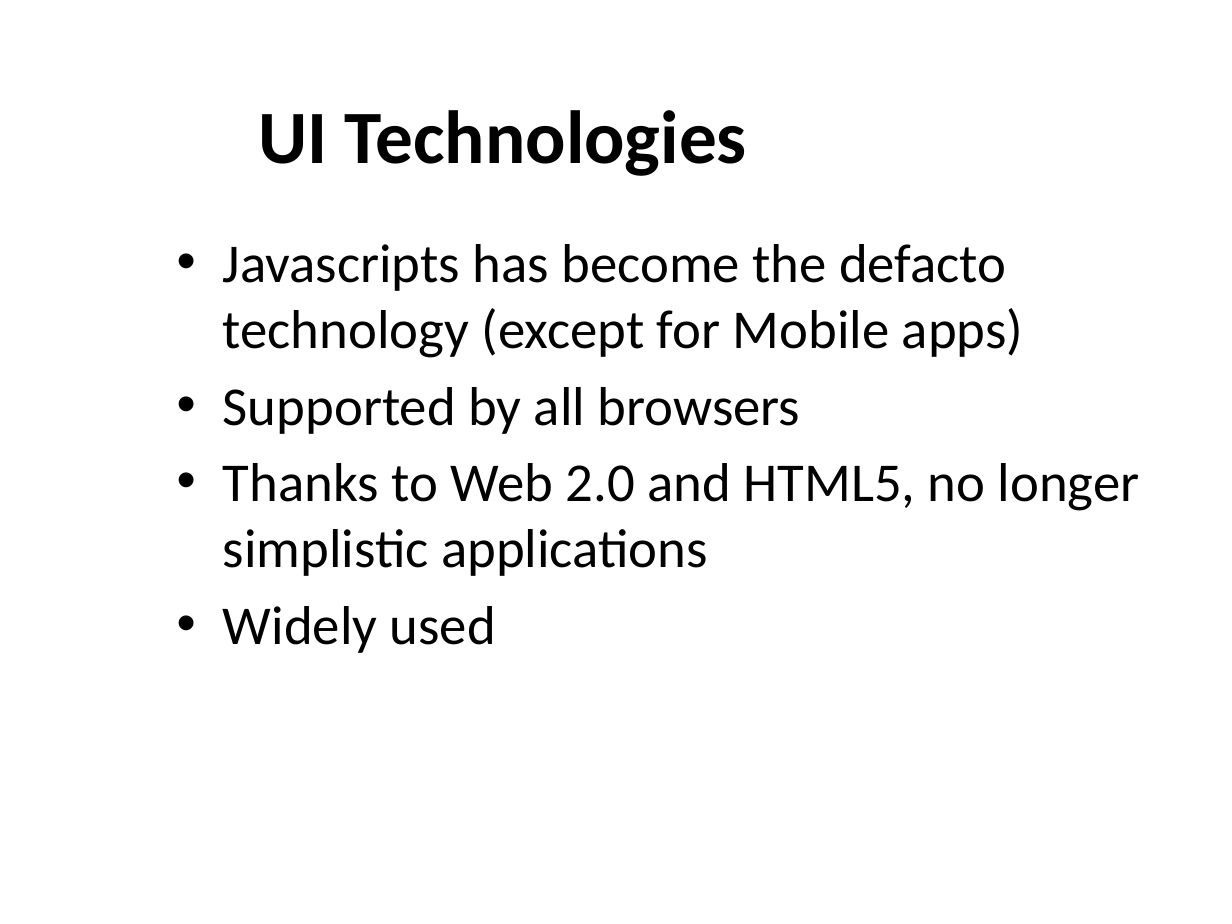
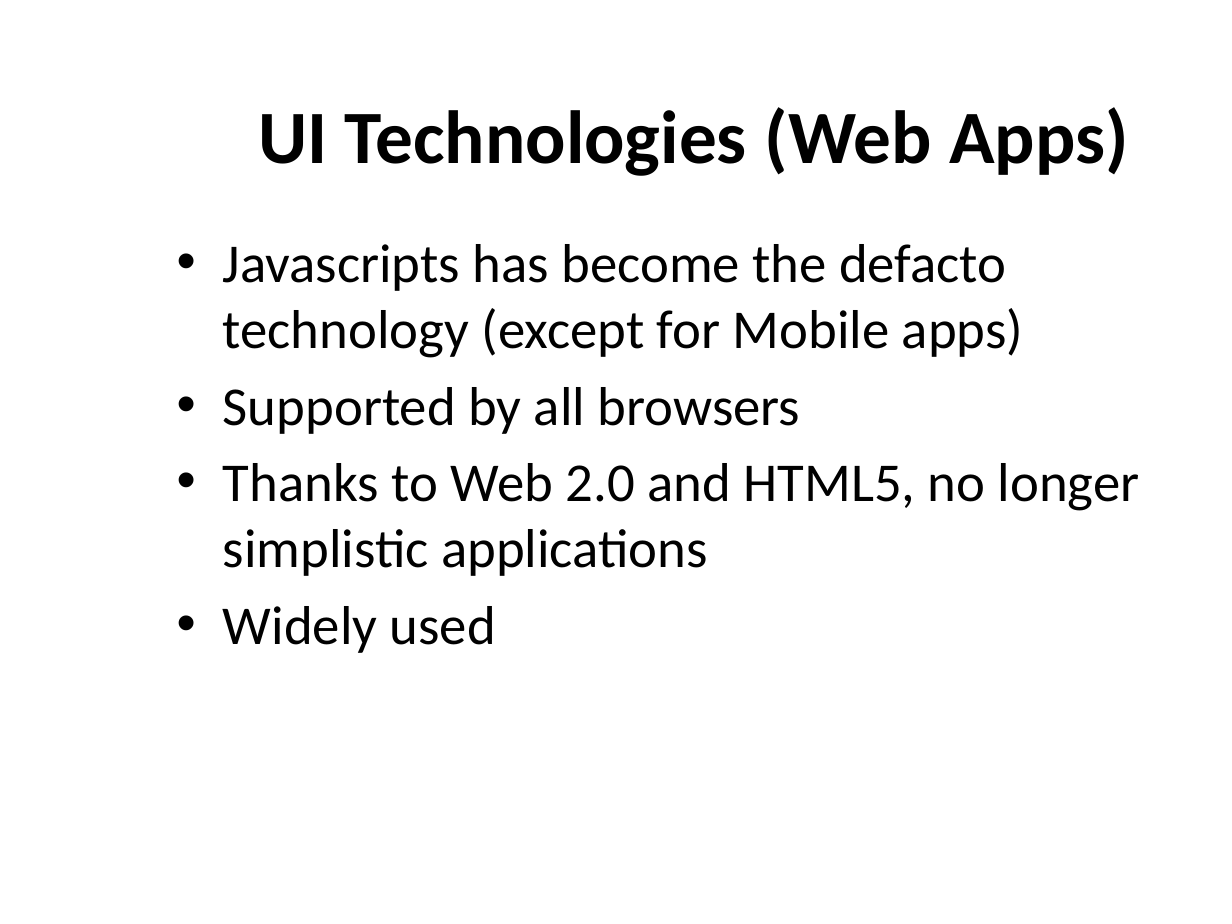
Before and after one commit to nuwanbando/coffee-shop, a slide deck: slide 6 of slides/WebAppDevelopmentWithJavaScript.pptx (slide 4 before the commit). Drawn at 1232x924 pixels with LibreOffice and Linux fonts; fonts in the diff are those of the drawing; background and template pictures are left out. Boxes give left, top, right and bottom in pixels: in the first picture for what was removed or moved away, otherwise in the second. Text is boxed around its words. In the diff, an @@ line names an element or a change of style, - is before the commit and + after.

```diff
--- a/slides/WebAppDevelopmentWithJavaScript.pptx
+++ b/slides/WebAppDevelopmentWithJavaScript.pptx
@@ title at [259,107,1128,176]: text changed @@
-UI Technologies
+UI Technologies (Web Apps)
```
Also in this commit, not shown: 9 other slides changed, 2 slides added, 1 slide removed.
